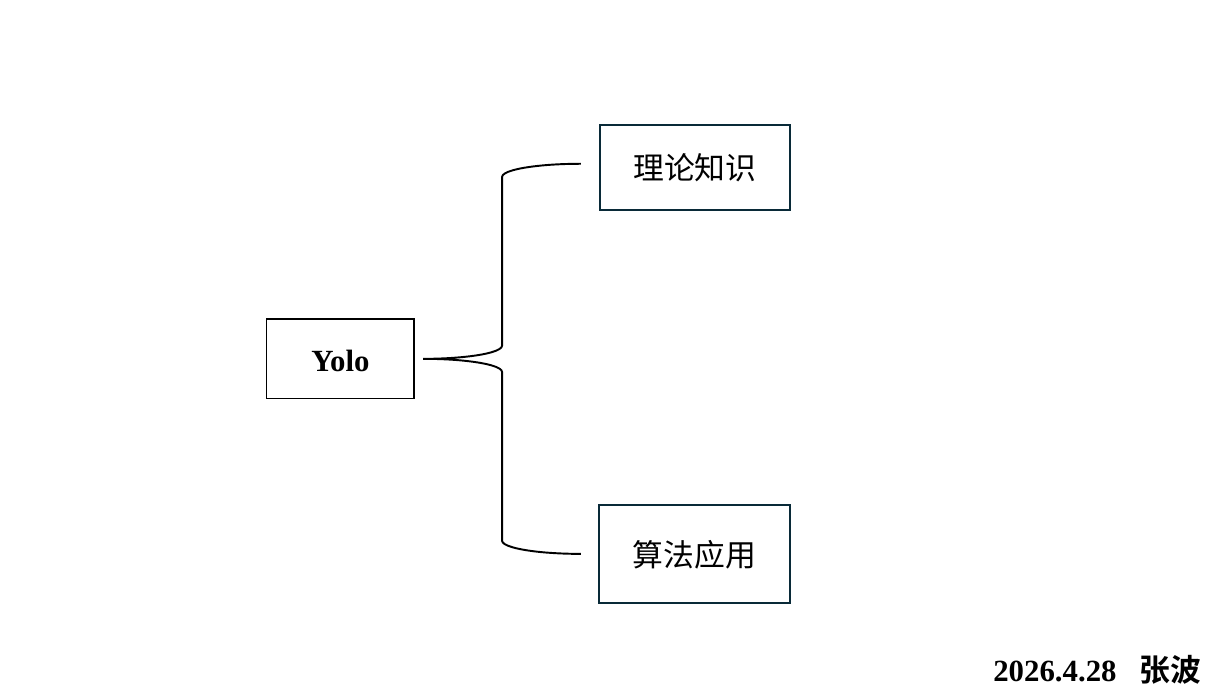
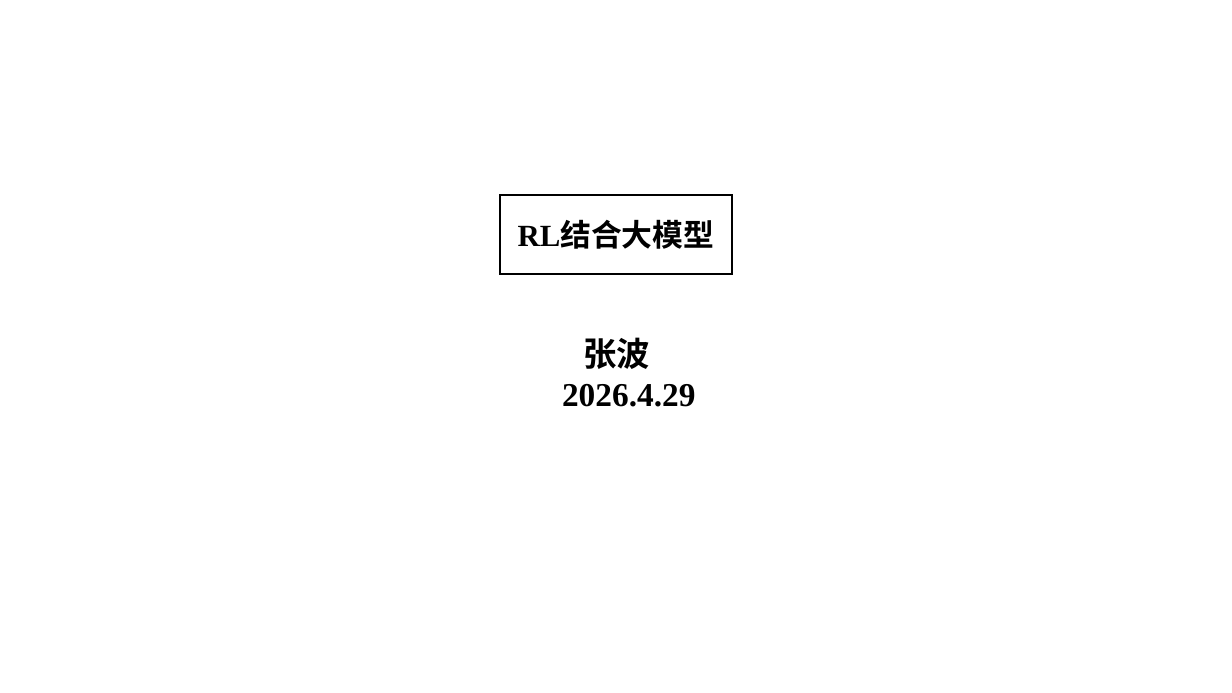
Before and after one commit to Visionary-zhang/Learning, a slide deck: slide 1 of LLM/阶段一.pptx. Drawn at 1232x693 pixels with LibreOffice and Linux fonts; fonts in the diff are those of the drawing. Boxes give left, top, right and bottom in pixels: in the first picture for what was removed or moved away, otherwise in the second. Text is boxed around its words. In the diff, an @@ line names an element or a change of style, - is before the commit and + after.

```diff
--- a/LLM/阶段一.pptx
+++ b/LLM/阶段一.pptx
@@ rectangle removed at [600, 125, 790, 210] @@
-理论知识
@@ left brace removed at [423, 164, 581, 554] @@
@@ rectangle added at [500, 195, 732, 274], fill #FFFFFF, outline #000000 1.5 pt, 24 pt, text #000000, bold @@
+RL结合大模型
@@ rectangle removed at [266, 319, 414, 398] @@
-Yolo
@@ text at [562, 337, 695, 407]: text changed; size 24 to 26 pt @@
-2026.4.28 张波
+张波
+2026.4.29
@@ rectangle removed at [599, 506, 789, 604] @@
-算法应用
```
Also in this commit, not shown: 6 other slides changed, 6 slides added, 2 slides removed, 3 other files.
